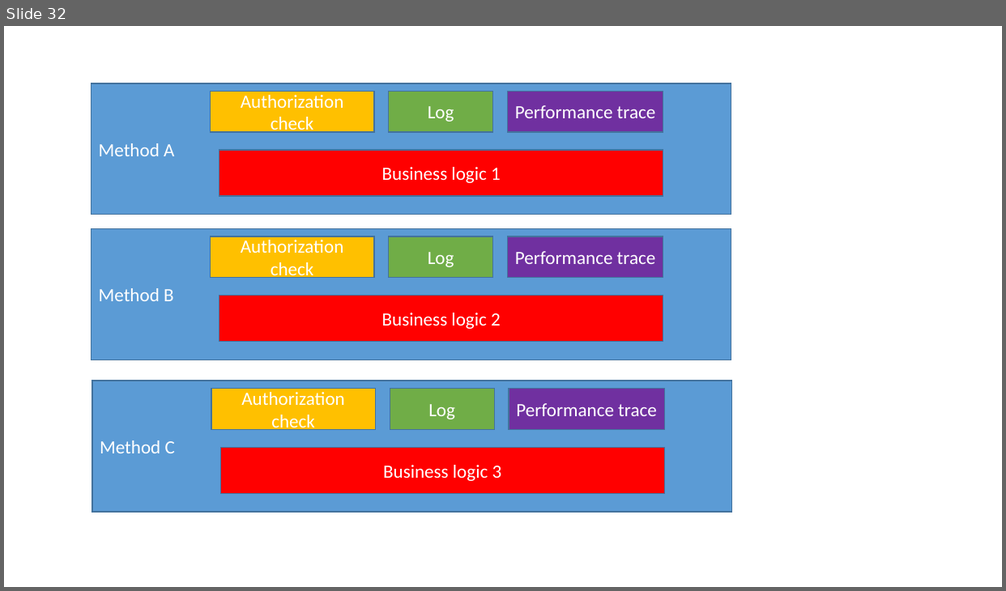
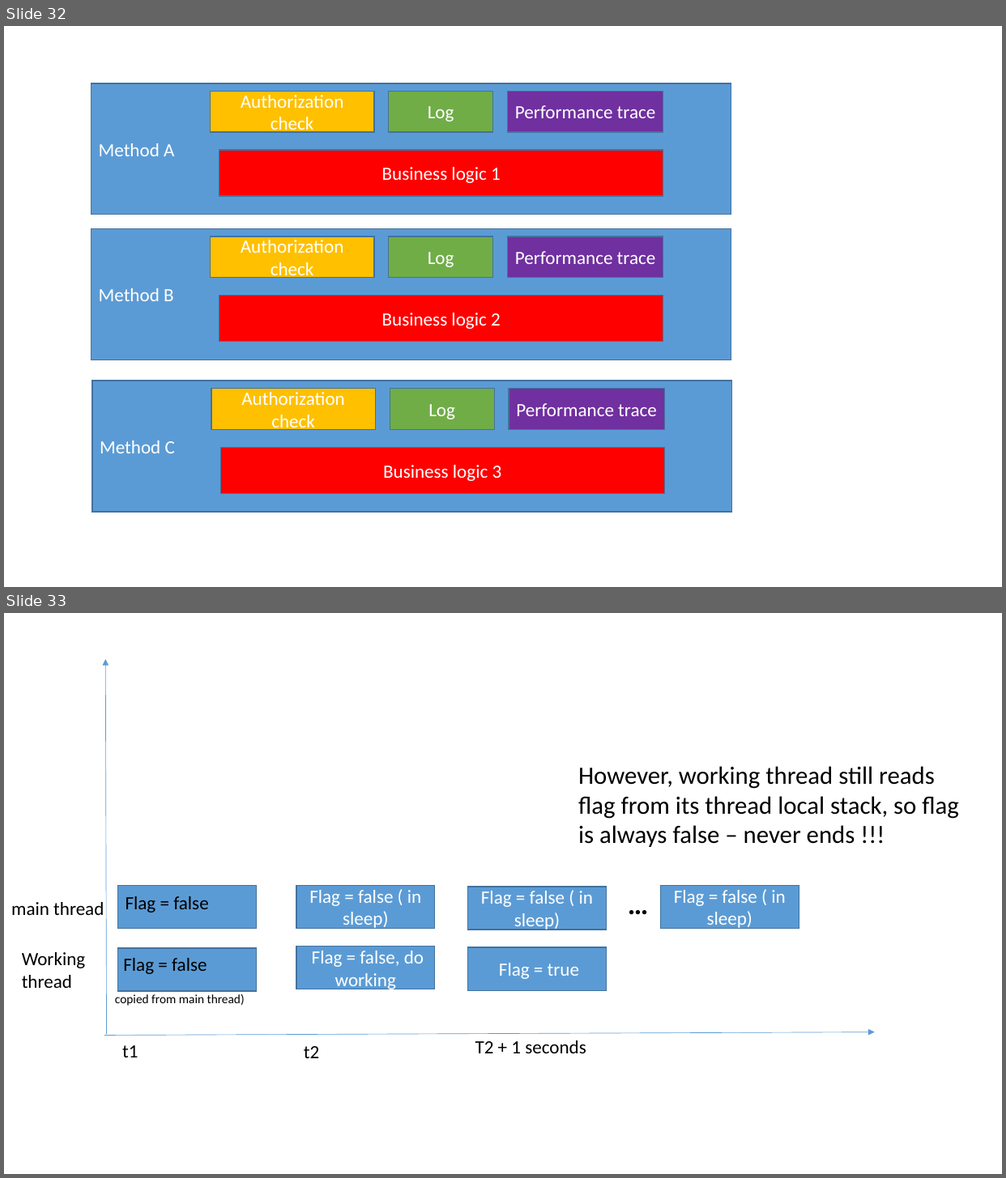
Before and after one commit to Aashish28/jerryslide, a slide deck: Jerry.pptx. Shown one above the other, each under a label of ours: slide 32 before the commit, slides 32 and 33 after it. The pictures are 1006x591 and 1006x1178 pixels, drawn with LibreOffice and Linux fonts; fonts in the diff are those of the drawing. Boxes give left, top, right and bottom in pixels: in the first picture for what was removed or moved away, otherwise in the second. Text is boxed around its words. In the diff, an @@ line names an element or a change of style, - is before the commit and + after.

```diff
--- a/Jerry.pptx
+++ b/Jerry.pptx
@@ slide 33 added at bbox=[4, 613, 1002, 1174], background #FFFFFF @@
@@ arrow added from (107, 1034) to (106, 659), #5B9BD5 0.5 pt @@
@@ text added at bbox=[578, 766, 959, 847], 24 pt, text #000000 @@
+However, working thread still reads flag from its thread local stack, so flag is always false – never ends !!!
@@ text added at bbox=[11, 902, 104, 915], 18 pt, text #000000 @@
+main thread
@@ rectangle added at bbox=[117, 885, 256, 929], fill #5B9BD5, outline #43739E 1 pt @@
@@ text added at bbox=[126, 897, 208, 913], 18 pt, text #000000 @@
+Flag = false
@@ rectangle added at bbox=[296, 885, 435, 929], fill #5B9BD5, outline #43739E 1 pt, 18 pt, text #FFFFFF @@
+Flag = false ( in sleep)
@@ rectangle added at bbox=[468, 887, 607, 931], fill #5B9BD5, outline #43739E 1 pt, 18 pt, text #FFFFFF @@
+Flag = false ( in sleep)
@@ text added at bbox=[620, 883, 658, 925], 28 pt, text #000000, bold @@
+…
@@ rectangle added at bbox=[661, 885, 799, 929], fill #5B9BD5, outline #43739E 1 pt, 18 pt, text #FFFFFF @@
+Flag = false ( in sleep)
@@ text added at bbox=[22, 952, 86, 988], 18 pt, text #000000 @@
+Working
+thread
@@ rectangle added at bbox=[117, 948, 256, 992], fill #5B9BD5, outline #43739E 1 pt @@
@@ rectangle added at bbox=[296, 946, 435, 990], fill #5B9BD5, outline #43739E 1 pt, 18 pt, text #FFFFFF @@
+Flag = false, do working
@@ rectangle added at bbox=[468, 948, 607, 991], fill #5B9BD5, outline #43739E 1 pt, 18 pt, text #FFFFFF @@
+Flag = true
@@ text added at bbox=[123, 958, 206, 974], 18 pt, text #000000 @@
+Flag = false
@@ text added at bbox=[115, 995, 245, 1006], 12 pt, text #000000 @@
+copied from main thread)
@@ arrow added from (104, 1035) to (875, 1033), #5B9BD5 0.5 pt @@
@@ text added at bbox=[122, 1046, 138, 1058], 18 pt, text #000000 @@
+t1
@@ text added at bbox=[304, 1046, 319, 1059], 18 pt, text #000000 @@
+t2
@@ text added at bbox=[475, 1041, 586, 1054], 18 pt, text #000000 @@
+T2 + 1 seconds
```
Also in this commit, not shown: 1 other file.
